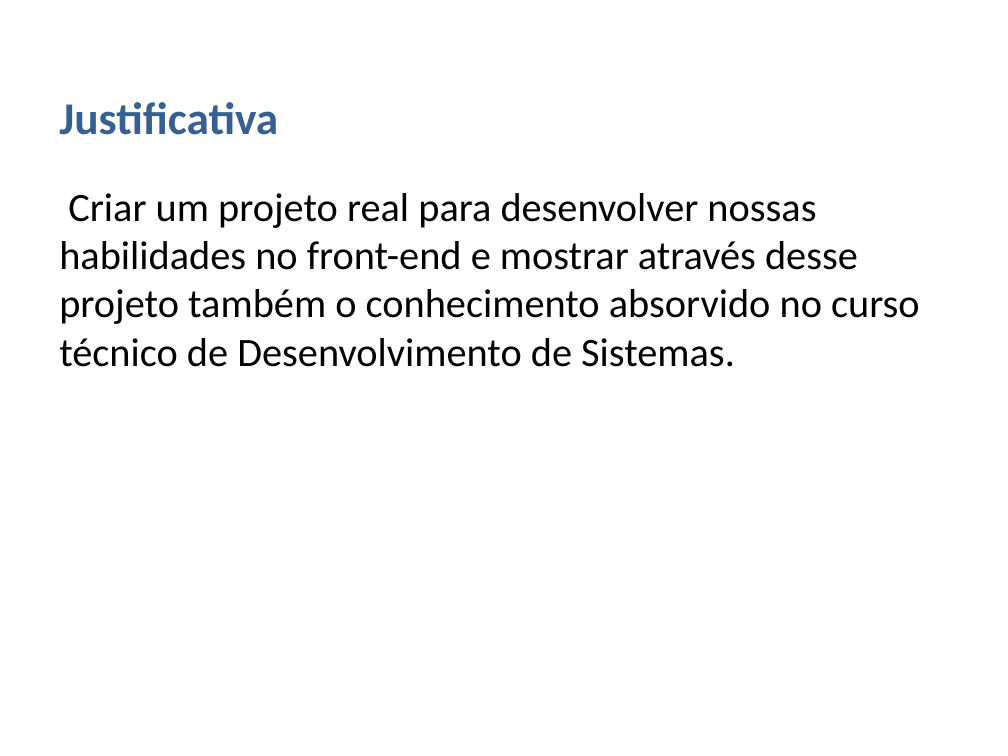
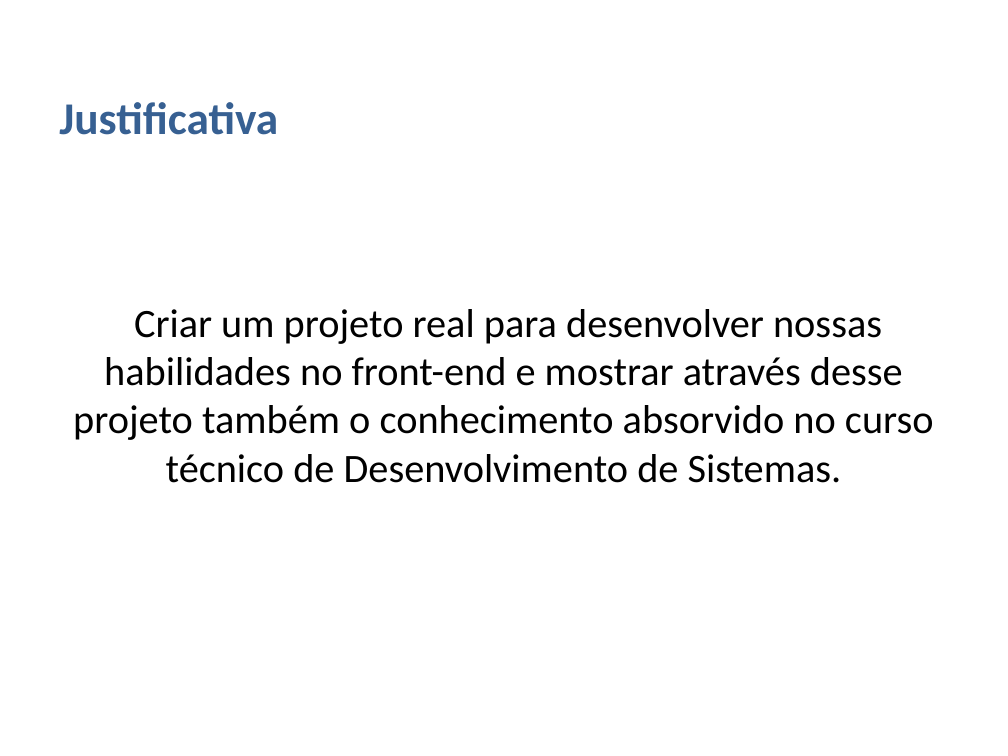
Before and after one commit to matheusg-dev/ProjetoDelivery_TCC, a slide deck: slide 9 of assets/documentacao_abnt/PowerPoint Projeto Final SENAI.pptx (slide 10 before the commit). Drawn at 1008x756 pixels with LibreOffice and Linux fonts; fonts in the diff are those of the drawing; background and template pictures are left out. Boxes give left, top, right and bottom in pixels: in the first picture for what was removed or moved away, otherwise in the second. Text is boxed around its words. In the diff, an @@ line names an element or a change of style, - is before the commit and + after.

```diff
--- a/assets/documentacao_abnt/PowerPoint Projeto Final SENAI.pptx
+++ b/assets/documentacao_abnt/PowerPoint Projeto Final SENAI.pptx
@@ text "Criar um projeto real para ...": place and size @@
-text "Criar um projeto real para ..." at bbox=[59, 193, 920, 367]
+text "Criar um projeto real para ..." at bbox=[73, 309, 934, 483]
@@ text "Criar um projeto real para ..." at bbox=[73, 309, 934, 483]: alignment left to centre @@
```
Also in this commit, not shown: 10 other slides changed, 11 slides added, 1 slide removed.
